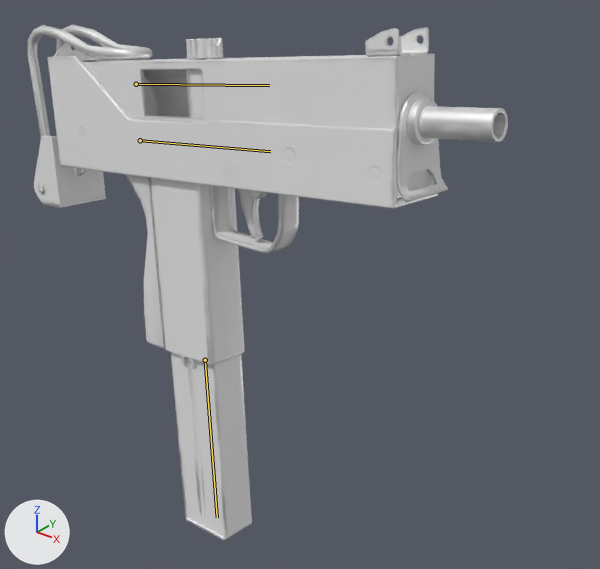
Renders of the FBX model Assets/Models/mac10/mac10_low.fbx from each side of a commit.
Before and after are seen from a camera (50 mm lens) standing at (1.271, -1.435, 0.725) and looking at (0.055, 0.085, -0.218). Every picture has the same lights, and +X, +Y and +Z are marked at lower left. The older version comes first. Both versions are drawn at frame 4 of the action 'Gun Rig|mac10_fire'; the numbers are the values there. The bones that bend it are drawn over the model as lines.

Names of what the first picture shows: 'Mac10'.
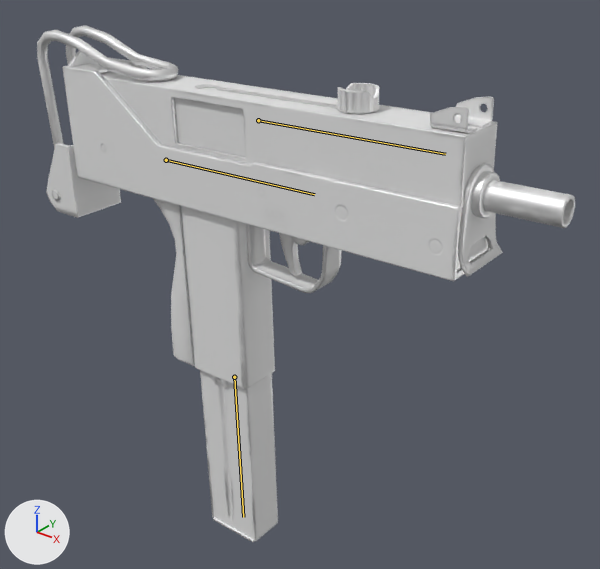
The change in detail:
Bone 'gun_root' (bone_gun_root) moves from (0.0, -0.12, -0.045) to (0.021, 0.0, -0.07).
Bone 'gun_root' (bone_gun_root) turns from (8, -5, -4) to (2, 0, 0) degrees about its own x, y and z.
Bone 'bolt' (bone_bolt) moves from (0.0, -0.322, 0.0) to (0.0, 0.0, 0.0).

Changed parts and their boxes [x1, y1, x2, y2] in the pictures (600 x 569 px):
'Mac10', posed (12% wider)
    before: [28, 25, 508, 540]
    after: [37, 25, 575, 542]
bone 'gun_root', root to tip
    before: (140, 140) to (270, 151)
    after: (166, 160) to (314, 194)
bone 'bolt', root to tip
    before: (136, 84) to (269, 85)
    after: (258, 120) to (445, 154)
